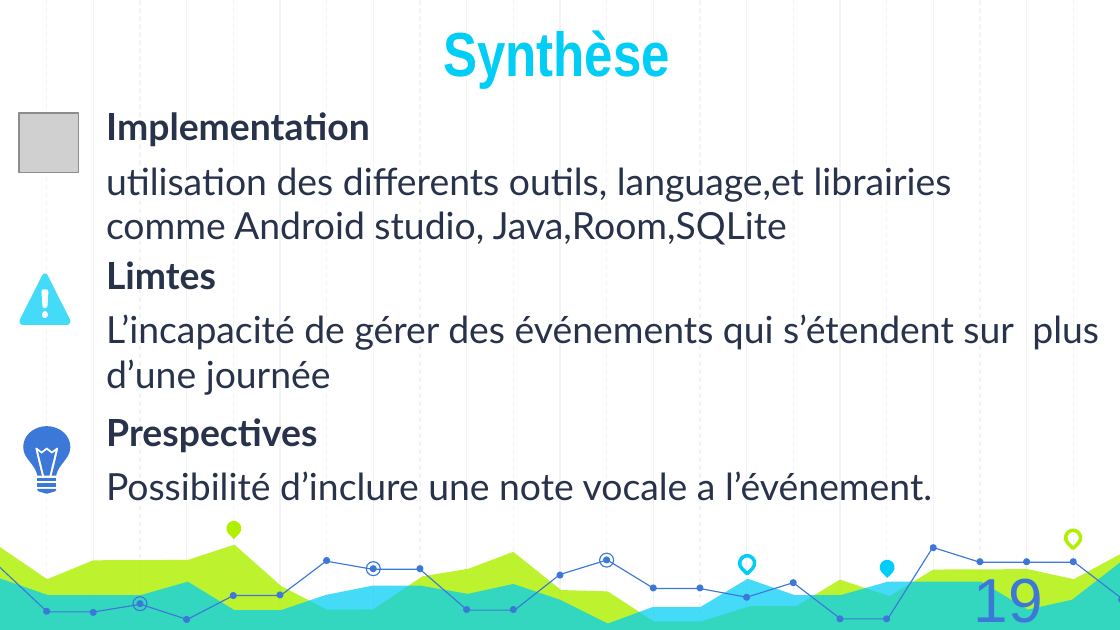
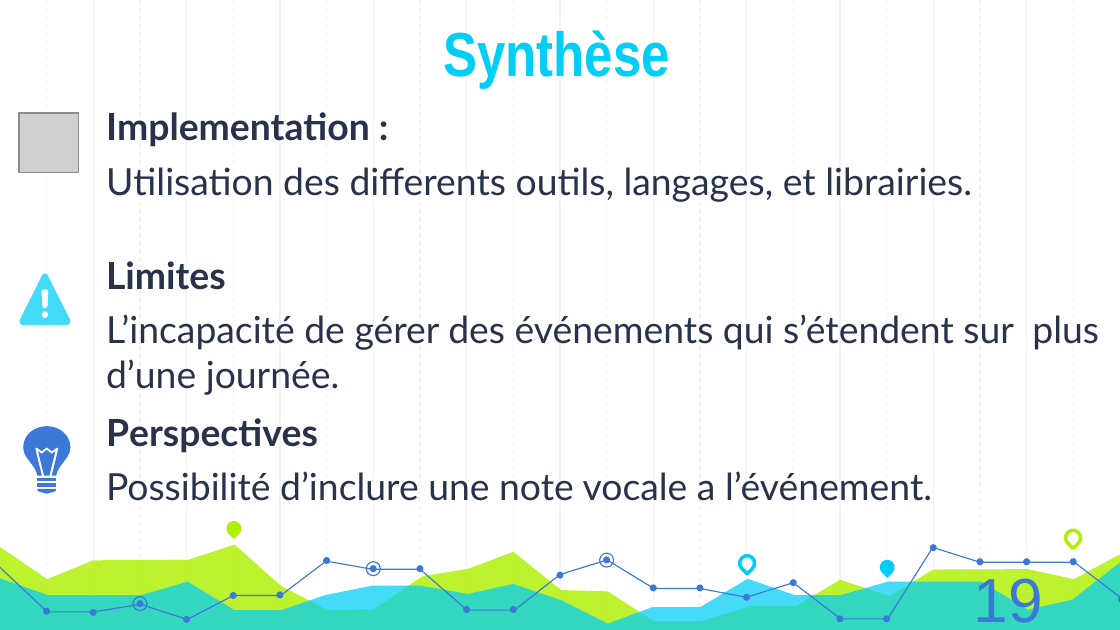
Before and after one commit to AzeddineZadir/docpfc, a slide deck: slide 22 of présentation licence 3.pptx (slide 24 before the commit). Drawn at 1120x630 pixels with LibreOffice and Linux fonts; fonts in the diff are those of the drawing; grey boxes stand for pictures. Boxes give left, top, right and bottom in pixels: in the first picture for what was removed or moved away, otherwise in the second. Text is boxed around its words. In the diff, an @@ line names an element or a change of style, - is before the commit and + after.

```diff
--- a/présentation licence 3.pptx
+++ b/présentation licence 3.pptx
@@ text at box(106, 112, 972, 202): text changed @@
-Implementation
-utilisation des differents outils, language,et librairies comme Android studio, Java,Room,SQLite
+Implementation :
+Utilisation des differents outils, langages, et librairies.
@@ text at box(106, 261, 1099, 395): text changed @@
-Limtes
-L’incapacité de gérer des événements qui s’étendent sur plus d’une journée
+Limites
+L’incapacité de gérer des événements qui s’étendent sur plus d’une journée.
@@ text at box(106, 418, 318, 453): text changed @@
-Prespectives
+Perspectives
```
Also in this commit, not shown: 15 other slides changed, 1 slide added, 3 slides removed, 1 other file.
